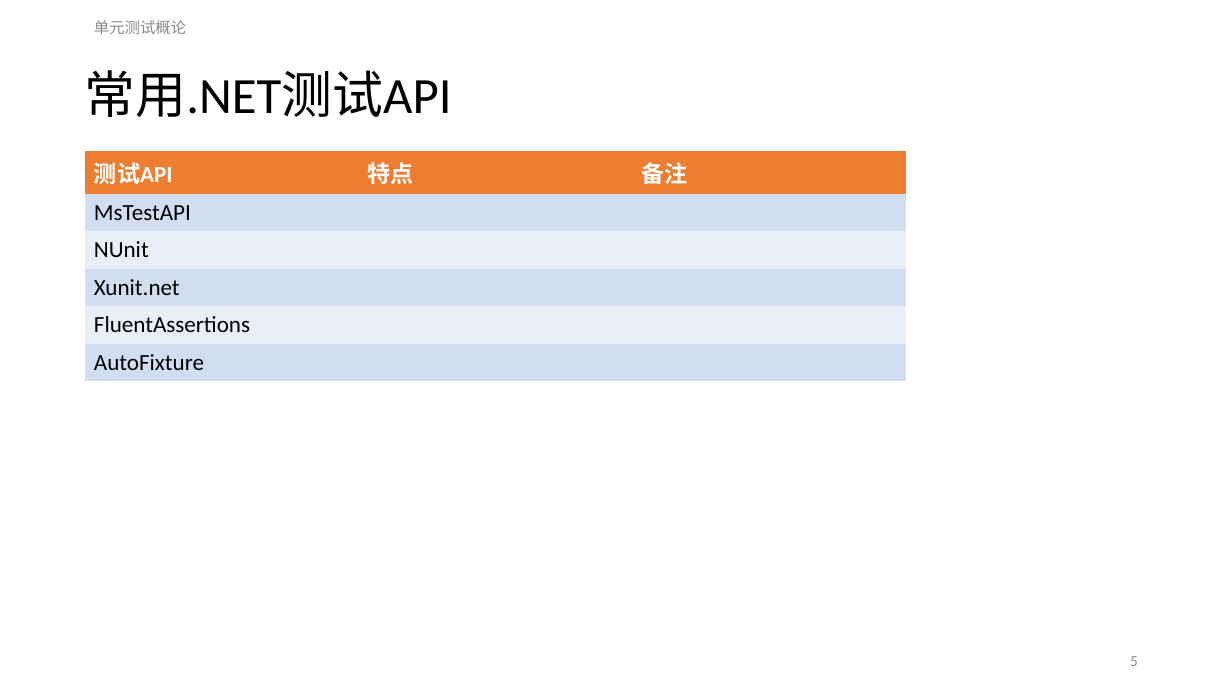
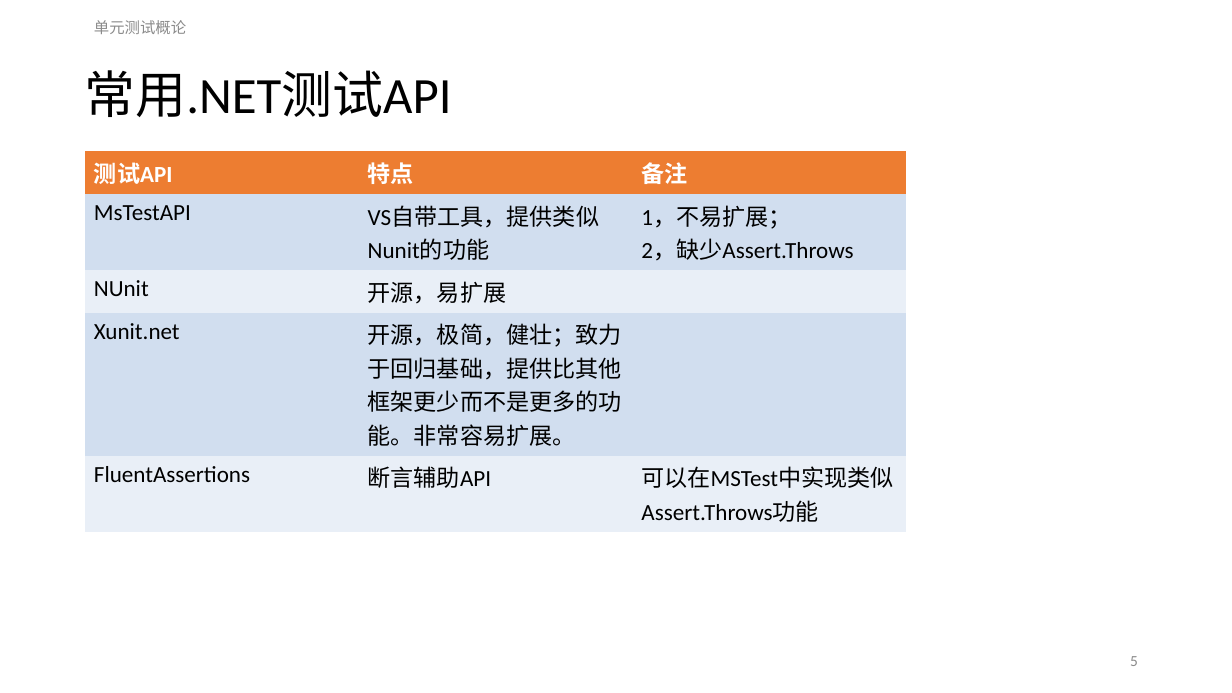
Before and after one commit to ReganHe/SharpUnitTest, a slide deck: slide 5 of MyUnitTest/Document/单元测试.pptx. Drawn at 1232x693 pixels with LibreOffice and Linux fonts; fonts in the diff are those of the drawing. Boxes give left, top, right and bottom in pixels: in the first picture for what was removed or moved away, otherwise in the second. Text is boxed around its words. In the diff, an @@ line names an element or a change of style, - is before the commit and + after.

```diff
--- a/MyUnitTest/Document/单元测试.pptx
+++ b/MyUnitTest/Document/单元测试.pptx
@@ table at [85,151,906,526] @@
-row 2: MsTestAPI |  | 
-row 3: NUnit |  | 
-row 4: Xunit.net |  | 
-row 5: FluentAssertions |  | 
-row 6: AutoFixture |  | 
+row 2: MsTestAPI | VS自带工具，提供类似Nunit的功能 | 1，不易扩展； / 2，缺少Assert.Throws
+row 3: NUnit | 开源，易扩展 | 
+row 4: Xunit.net | 开源，极简，健壮；致力于回归基础，提供比其他框架更少而不是更多的功能。非常容易扩展。 | 
+row 5: FluentAssertions | 断言辅助API | 可以在MSTest中实现类似Assert.Throws功能
```
Also in this commit, not shown: 2 other slides changed.
